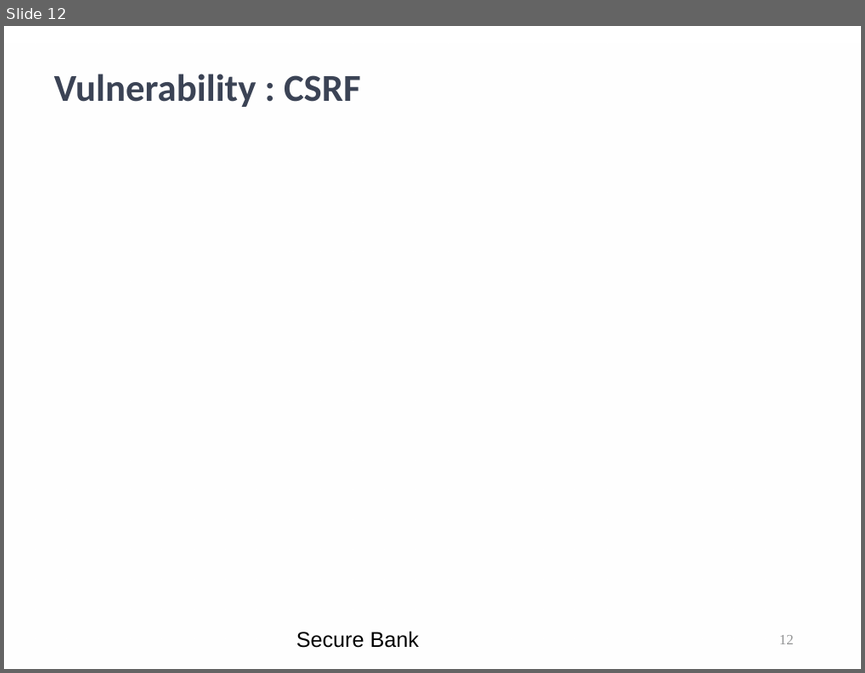
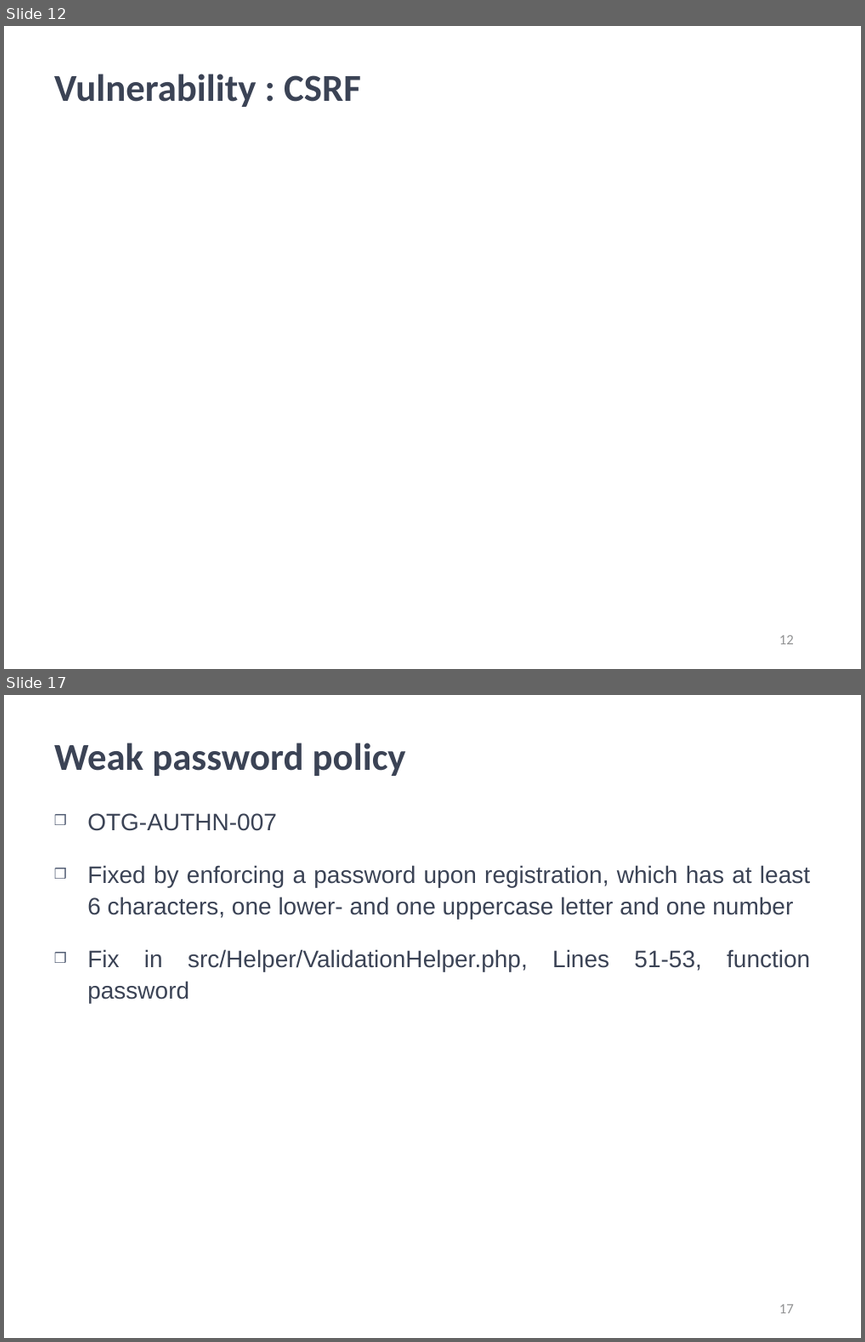
Before and after one commit to kwuerl/secure-coding-team-8, a slide deck: presentations/Phase3.ppt. Shown one above the other, each under a label of ours: slide 12 before the commit, slides 12 and 17 after it; the slides between them are not shown. The pictures are 865x673 and 865x1342 pixels, drawn with LibreOffice and Linux fonts; fonts in the diff are those of the drawing; background and template pictures are left out. Boxes give left, top, right and bottom in pixels: in the first picture for what was removed or moved away, otherwise in the second. Text is boxed around its words. In the diff, an @@ line names an element or a change of style, - is before the commit and + after.

```diff
--- a/presentations/Phase3.ppt
+++ b/presentations/Phase3.ppt
@@ slide 17 added at (4, 695, 861, 1338), background picture (left out) @@
@@ title added at (54, 743, 406, 776), 32 pt, text #3B4355, bold @@
+Weak password policy
@@ text added at (87, 813, 810, 971), 20 pt, text #3B4355 @@
+❒ OTG-AUTHN-007
+❒ Fixed by enforcing a password upon registration, which has at least 6 characters, one lower- and one uppercase letter and one number
+❒ Fix in src/Helper/ValidationHelper.php, Lines 51-53, function password
@@ page number added at (779, 1304, 794, 1313), 12 pt, text #919293 @@
+17
@@ slide 12 changed as well @@
@@ rectangle removed at (4, 43, 861, 669) @@
@@ text removed at (296, 630, 419, 647) @@
-Secure Bank
@@ page number at (779, 635, 794, 644): font Times New Roman to Calibri @@
```
Also in this commit, not shown: 34 other slides changed, 12 other slides added, 1 slide removed.
